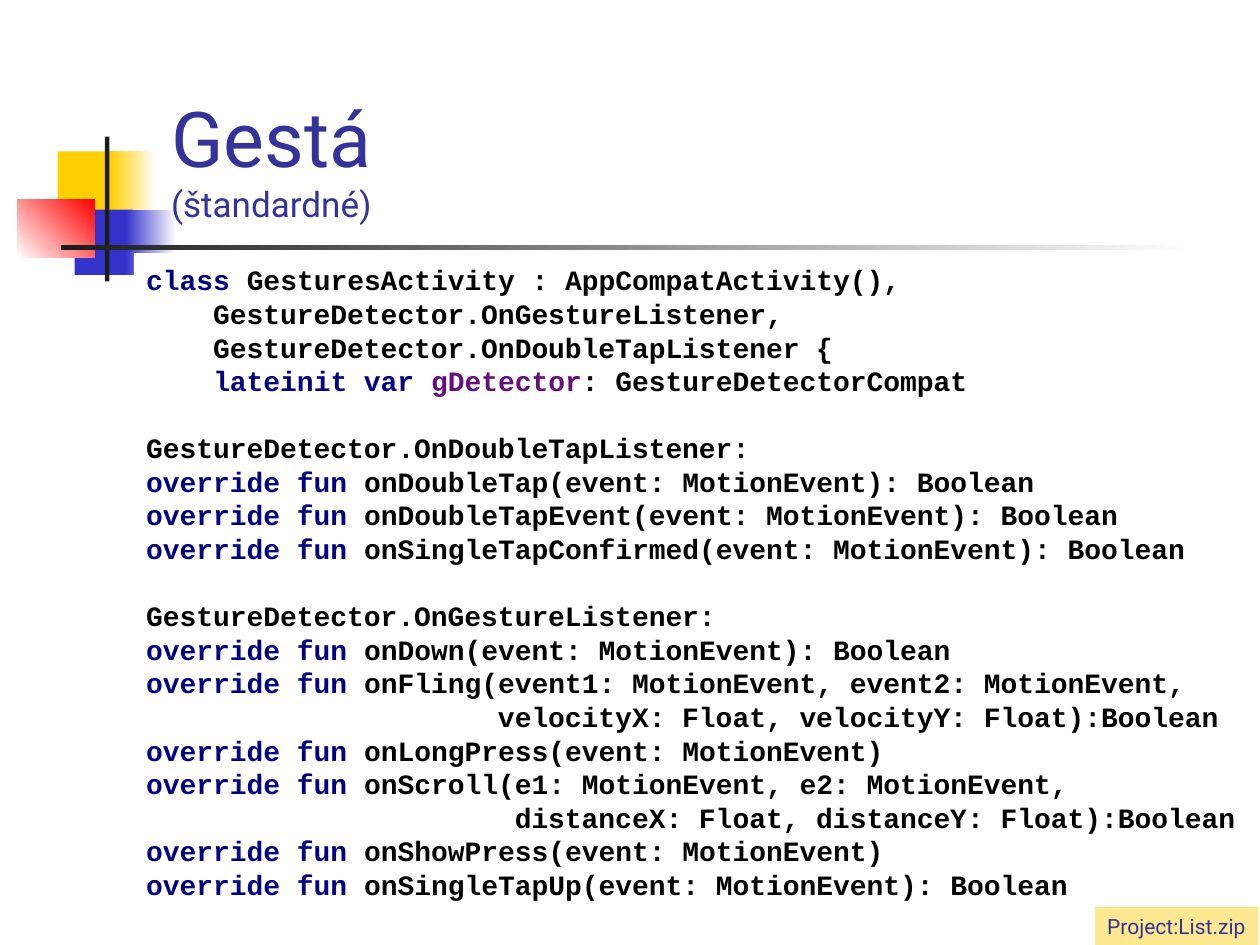
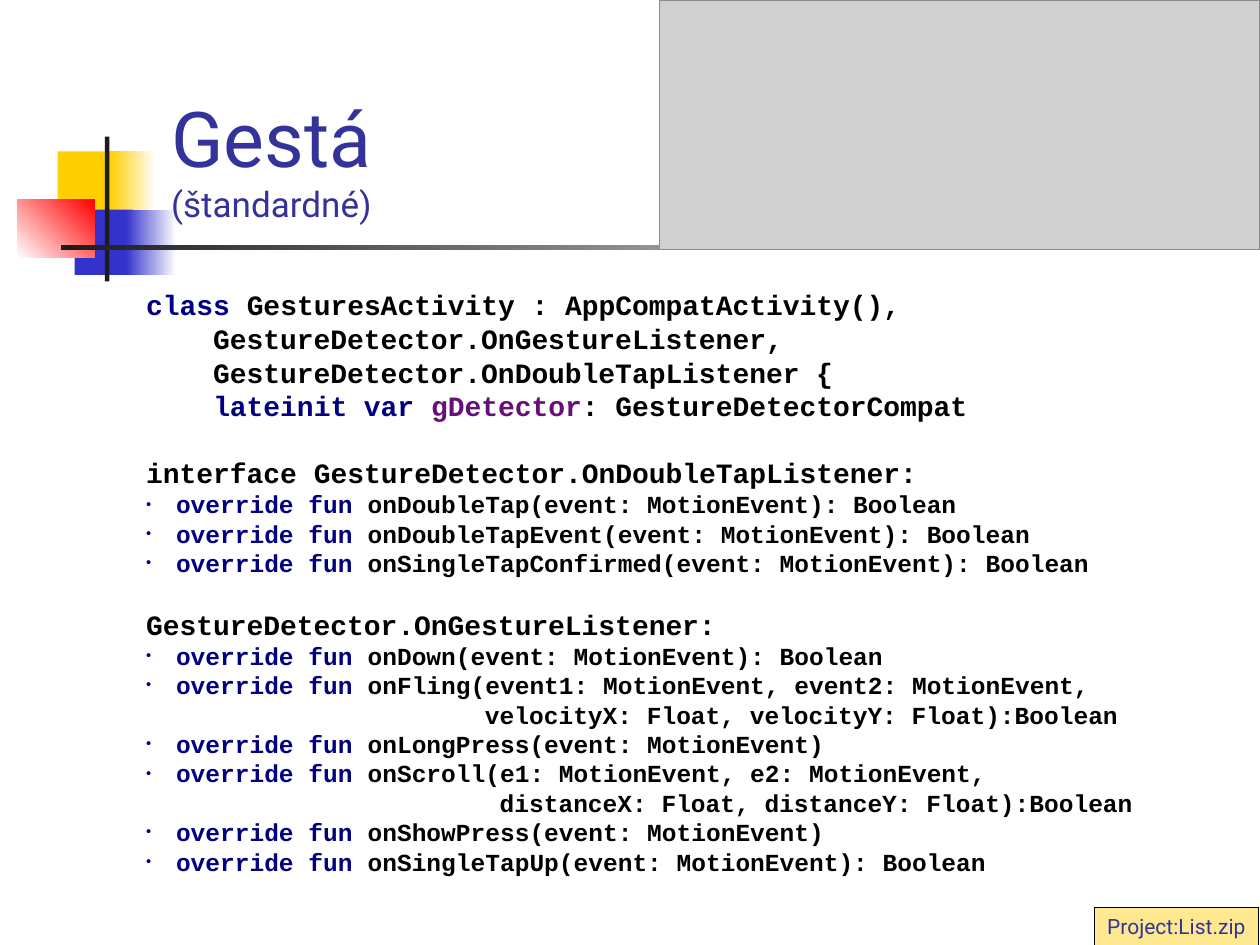
Before and after one commit to vmandro/Prednasky, a slide deck: slide 13 of 05/05_Android.ppt (slide 18 before the commit). Drawn at 1260x945 pixels with LibreOffice and Linux fonts; fonts in the diff are those of the drawing; grey boxes stand for pictures. Boxes give left, top, right and bottom in pixels: in the first picture for what was removed or moved away, otherwise in the second. Text is boxed around its words. In the diff, an @@ line names an element or a change of style, - is before the commit and + after.

```diff
--- a/05/05_Android.ppt
+++ b/05/05_Android.ppt
@@ picture added at (x1=660, y1=1, x2=1260, y2=251) @@
@@ text "class GesturesActivity : AppCompatActivity(), GestureDetecto ..." moved from (x1=134, y1=253, x2=1260, y2=911) to (x1=146, y1=296, x2=1132, y2=877) @@
@@ text at (x1=146, y1=464, x2=1089, y2=578): text changed; size 16 to 14 pt @@
-GestureDetector.OnDoubleTapListener:
-override fun onDoubleTap(event: MotionEvent): Boolean
-override fun onDoubleTapEvent(event: MotionEvent): Boolean
-override fun onSingleTapConfirmed(event: MotionEvent): Boolean
+interface GestureDetector.OnDoubleTapListener:
+• override fun onDoubleTap(event: MotionEvent): Boolean
+• override fun onDoubleTapEvent(event: MotionEvent): Boolean
+• override fun onSingleTapConfirmed(event: MotionEvent): Boolean
@@ text at (x1=176, y1=647, x2=1132, y2=877): text changed; size 16 to 14 pt @@
-override fun onDown(event: MotionEvent): Boolean
-override fun onFling(event1: MotionEvent, event2: MotionEvent,
-velocityX: Float, velocityY: Float):Boolean
-override fun onLongPress(event: MotionEvent)
-override fun onScroll(e1: MotionEvent, e2: MotionEvent,
-distanceX: Float, distanceY: Float):Boolean
-override fun onShowPress(event: MotionEvent)
-override fun onSingleTapUp(event: MotionEvent): Boolean
+• override fun onDown(event: MotionEvent): Boolean
+• override fun onFling(event1: MotionEvent, event2: MotionEvent,
+  velocityX: Float, velocityY: Float):Boolean
+• override fun onLongPress(event: MotionEvent)
+• override fun onScroll(e1: MotionEvent, e2: MotionEvent,
+  distanceX: Float, distanceY: Float):Boolean
+• override fun onShowPress(event: MotionEvent)
+• override fun onSingleTapUp(event: MotionEvent): Boolean
@@ rectangle "Project:List.zip" at (x1=1095, y1=907, x2=1259, y2=945): outline none to #000000 0.74 pt @@
```
Also in this commit, not shown: 18 other slides changed, 3 slides added, 6 slides removed, 4 other files.
